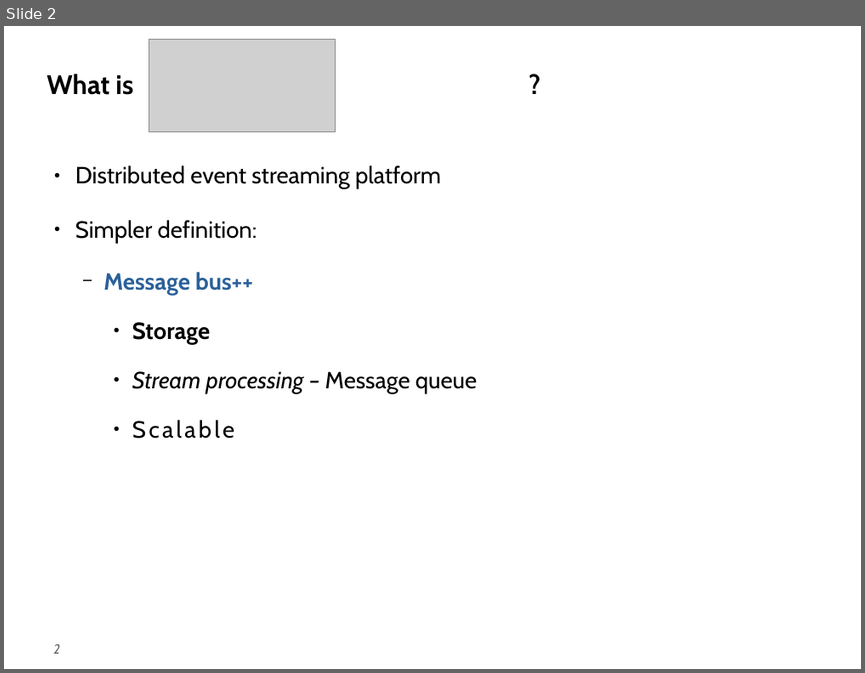
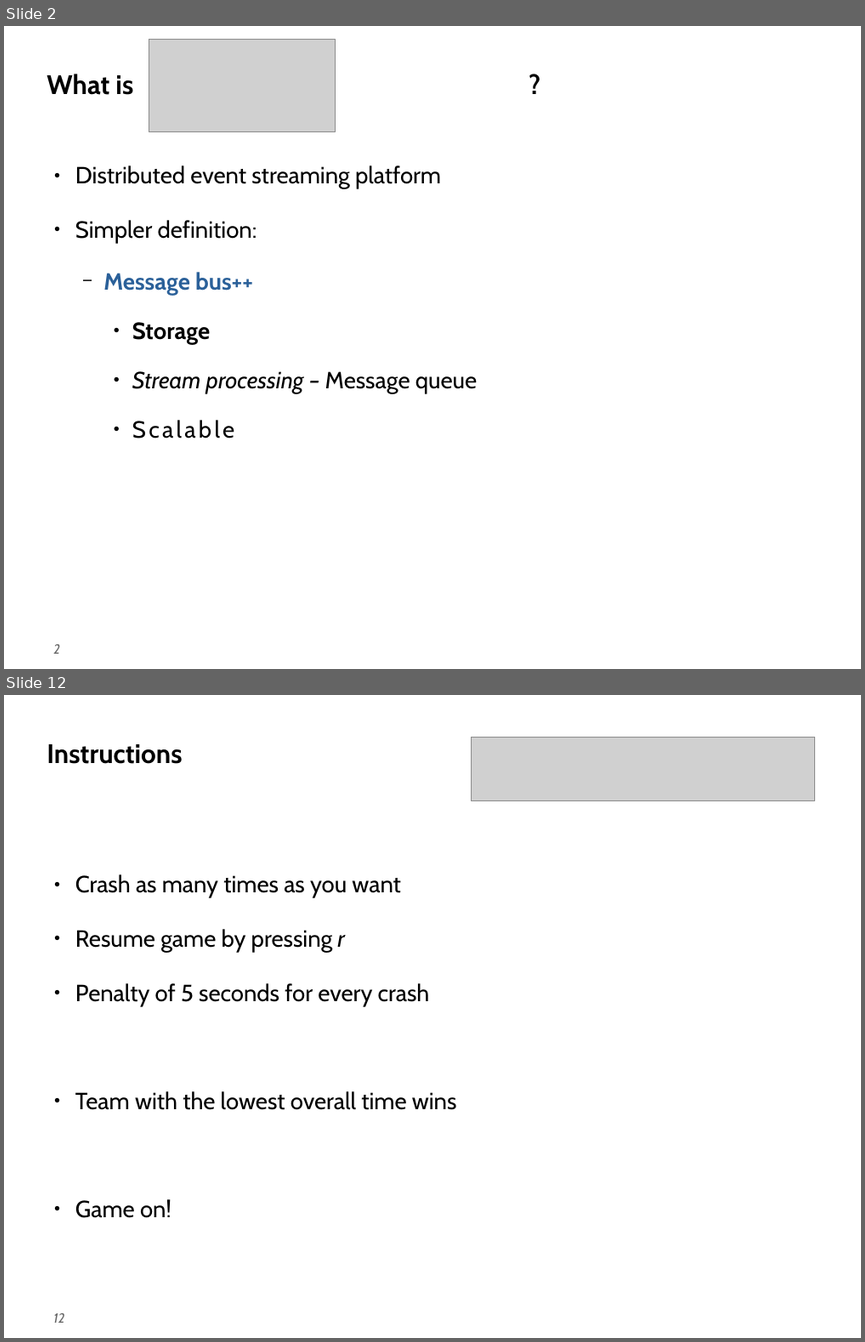
Before and after one commit to theflyingrahul/kafka_f1, a slide deck: Slides.odp. Shown one above the other, each under a label of ours: slide 2 before the commit, slides 2 and 12 after it; the slides between them are not shown. The pictures are 865x673 and 865x1342 pixels, drawn with LibreOffice and Linux fonts; fonts in the diff are those of the drawing; grey boxes stand for pictures. Boxes give left, top, right and bottom in pixels: in the first picture for what was removed or moved away, otherwise in the second. Text is boxed around its words. In the diff, an @@ line names an element or a change of style, - is before the commit and + after.

```diff
--- a/Slides.odp
+++ b/Slides.odp
@@ slide 12 added at [4, 695, 861, 1338], background #FFFFFF; not listed: 1 template element that a slide beside it also shows @@
@@ title added at [46, 744, 182, 764], 32 pt, text #000000, bold @@
+Instructions
@@ picture added at [471, 737, 815, 800] @@
@@ text added at [75, 874, 457, 1218], 28 pt, text #000000 @@
+● Crash as many times as you want
+● Resume game by pressing r
+● Penalty of 5 seconds for every crash
+● Team with the lowest overall time wins
+● Game on!
```
Also in this commit, not shown: 9 other slides added, 2 other files.
